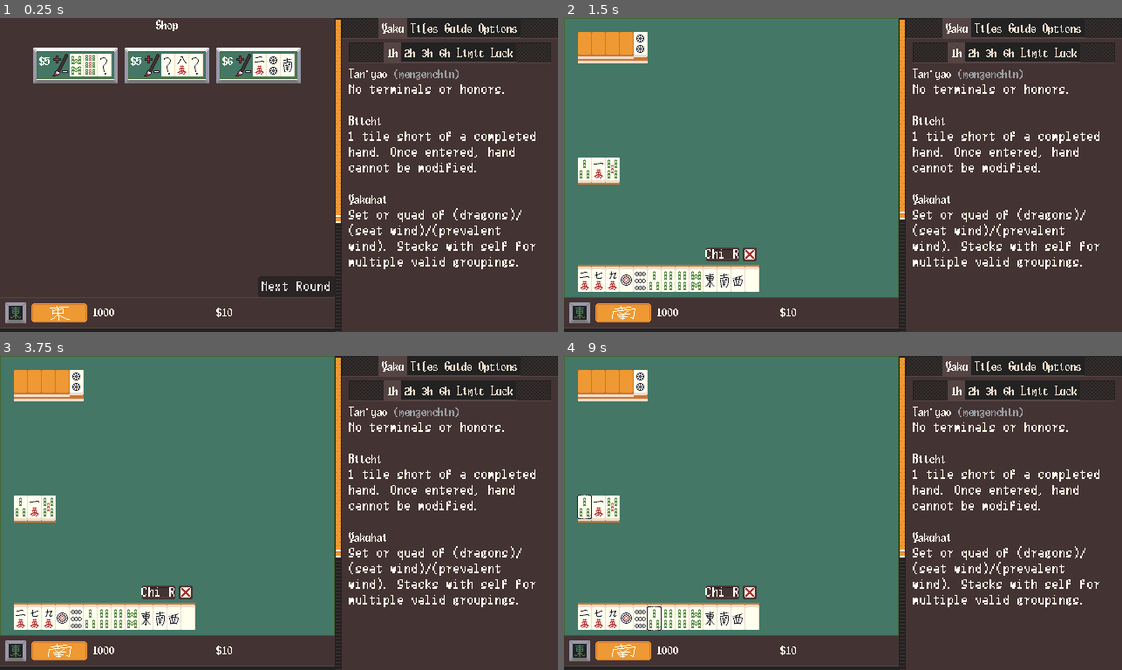
Above: before the commit, frames 1-4 (two rows, left to right).
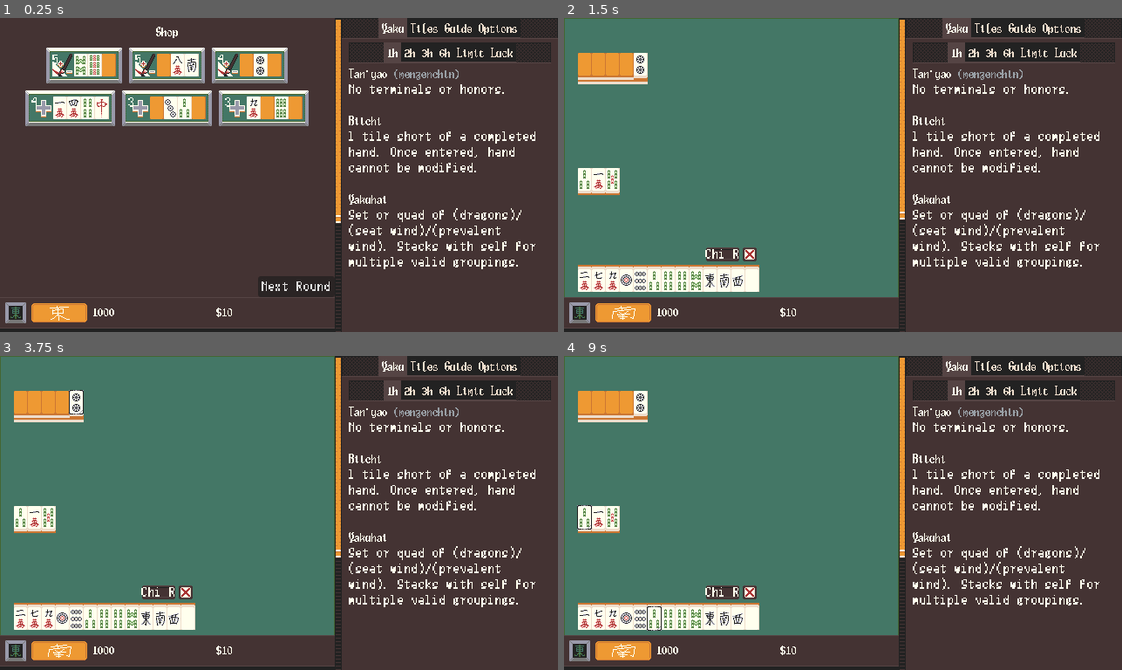
Above: after the commit, the same moments.

Repository: nanahyakuman/ultimahjong
Game: Godot game, scene res://root.tscn
Two runs of this game, one before a commit and one after it. Both use one fixed random seed, a clock stepped at 60 frames per second and the inputs below.
Inputs (mouse positions are in pixels of both pictures, inside the frame that each line leads up to):
- Up to frame 1 (0.25 s): no input
- Up to frame 2 (1.5 s): click "Next Round" at 0.5 s; drag from (586, 49) to (898, 105) at 1.27 s
- Up to frame 3 (3.75 s): tap Enter at 2, 3.5 s; drag from (33, 387) to (251, 575) at 2.02 s; tap Space at 2.75 s; move the mouse to (50, 387) at 2.77 s; click (50, 387) at 2.92 s; drag from (61, 387) to (111, 465) at 3.52 s
- Up to frame 4 (9 s): tap Space at 4.25, 5.75 s; drag from (642, 387) to (870, 513) at 4.27 s; tap Enter at 5 s; drag from (586, 384) to (759, 434) at 5.02 s; move the mouse to (597, 384) at 5.77 s; click (597, 384) at 5.92 s; drag from (614, 384) to (731, 528) at 6.52 s; drag from (625, 384) to (898, 443) at 7.27 s; drag from (642, 384) to (815, 575) at 8.02 s; move the mouse to (586, 509) at 8.77 s; click (586, 509) at 8.92 s

The runs differ from the first frame. In frame 1, 8.7% of the frame differs, in the area x 4-63%, y 0-37%; in frame 2, 2.7%; in frame 3, 2.7%; in frame 4, 2.7%.

Commit message:
generalize purchaseables, add new tiles pchbl

Diff:
--- a/Purchaseable.gd
+++ b/Purchaseable.gd
@@ -3,8 +3,10 @@
 
 @onready var tile_container = $HBoxContainer/TileContainer
 @export var tile_graphic = preload("res://TileGraphic.tscn")
-@onready var rich_text_label = $HBoxContainer/RichTextLabel
+@onready var rich_text_label = $PanelBuster/RichTextLabel
+@onready var sprite = $HBoxContainer/TextureHolder/Sprite2D
 
+enum TYPES {AKA, ADD}
 var type = null
 var tiles = []
 var hidden_mask = []
@@ -27,19 +29,21 @@
 	for i in tiles.size():
 		var tg = tile_graphic.instantiate()
 		tile_container.add_child(tg)
-		tg.assign_suit_value(tiles[i] if !hidden_mask[i] else MTile.new(0,0))
+		tg.assign_suit_value(tiles[i])
+		if hidden_mask[i]:
+			tg.set_reversed(true)
 		tg.assign_visible_side(-1)
 
 func assign_type(ty: int):
 	type = ty
-	## sprite code
+	sprite.frame = ty
 
-# calc cost based on what is shown
+# calc cost based on what is shown. call AFTER assigning type!
 func calc_cost():
 	cost = 0.0
 	for i in tiles.size():
 		if hidden_mask[i]:
-			cost += 1.5
+			cost += 1
 		elif tiles[i].suit == MTile.SUITS.SPECIAL:
 			if MTile.DRAGONS.has(tiles[i].value):
 				cost += 3
@@ -48,10 +52,13 @@
 		else:
 			cost += 2
 
+	if type == TYPES.ADD:
+		cost /= 2
+
 	cost = floori(cost)
 
 	rich_text_label.clear()
-	rich_text_label.append_text("[b]$%d" % cost)
+	rich_text_label.append_text("%d" % cost)
 
 
 func _gui_input(event):
--- a/AkaPurchaseables.gd
+++ b/PurchaseablesHolder.gd
@@ -6,7 +6,7 @@
 
 @export var purchaseable: PackedScene
 
-enum TYPES {AKA}
+@export var type = Purchaseable.TYPES.AKA
 @export var BUTTONS = 3
 @export var PER_BUTTON = 3
 
@@ -21,12 +21,17 @@
 		add_child(a)
 		# funny finder function
 		# 0: 9  /25
-		# 1: 7
-		# 2: 5
-		# 3: 3
-		# 4: 1
+		# 1: 7  /25
+		# 2: 5  /25
+		# 3: 3  /25
+		# 4: 1  /25
+		#
+		# 0: 7  /16
+		# 1: 5  /16
+		# 2: 3  /16
+		# 3: 1  /16
 		a.assign_tiles(akas[i], mini(randi()%(PER_BUTTON+1),randi()%(PER_BUTTON+1)))
-		a.assign_type(TYPES.AKA)
+		a.assign_type(type)
 		a.calc_cost()
 
 
@@ -37,8 +42,11 @@
 	shop_root.adjust_money(-node.cost)
 
 	match node.type:
-		TYPES.AKA:
+		Purchaseable.TYPES.AKA:
 			for t in node.tiles:
 				tile_counter.increment_aka(t)
+		Purchaseable.TYPES.ADD:
+			for t in node.tiles:
+				tile_counter.increment_tile(t)
 
 	return true
--- a/ShopRoot.gd
+++ b/ShopRoot.gd
@@ -6,12 +6,16 @@
 
 @onready var root = $"../../.."
 @onready var cash_label = $"../GUIManager/All/TextureRect/HBoxContainer/CashLabel"
-@onready var aka_purchaseables = $VBoxContainer/AkaPurchaseables
+@onready var to_be_started = [
+	$VBoxContainer/AkaPurchaseables,
+	$VBoxContainer/TilePurchaseables
+]
 
 func start():
 	adjust_money(MONEY_PER_ROUND)
 
-	aka_purchaseables.start()
+	for s in to_be_started:
+		s.start()
 
 
 func adjust_money(amount: int):
--- a/TileCounter.gd
+++ b/TileCounter.gd
@@ -78,4 +78,14 @@
 			mtd.aka_count += 1
 			break
 
+	#  right now we emit this 1 time for every single tile purchased in the shop.
+	# if this causes slowdown just queue updates instead
 	emit_signal("updated")
+
+func increment_tile(tile: MTile):
+	for mtd in tile_data:
+		if mtd.suit == tile.suit and mtd.value == tile.value:
+			mtd.count += 1
+			break
+
+	emit_signal("updated")
--- a/TileGraphic.gd
+++ b/TileGraphic.gd
@@ -43,7 +43,8 @@
 	if tile.aka:
 		y += tile_size.y * 4
 
-	if t.suit == 0 or t.value == 0:
+	# this texture is only visible if you messed up somehow
+	if t.suit == MTile.SUITS.NONE or t.value == 0:
 		x = 9 * tile_size.x
 		y = 7 * tile_size.y
 
@@ -65,7 +66,7 @@
 	_reversed = rv
 	assign_visible_side(visible_side)
 
-func set_upside_down(ud: bool):
+func set_rotated(ud: bool):
 	var _face_upsidedown = ud
 	sprite.rotation = int(_face_upsidedown) * PI
 	sprite.position = Vector2(16,26) * int(_face_upsidedown)
--- a/TileGraphic.tscn
+++ b/TileGraphic.tscn
@@ -1,10 +1,11 @@
-[gd_scene load_steps=14 format=3 uid="uid://dhu60farhkon0"]
+[gd_scene load_steps=15 format=3 uid="uid://dhu60farhkon0"]
 
 [ext_resource type="Script" path="res://TileGraphic.gd" id="1_w2ft1"]
 [ext_resource type="Texture2D" uid="uid://ccdv7r4ga7o3t" path="res://image/tiles.png" id="2_f03da"]
 [ext_resource type="Texture2D" uid="uid://bf8b1q22m2w0s" path="res://image/tilesides.png" id="3_rn2kv"]
 [ext_resource type="Texture2D" uid="uid://baxb03osrtkhb" path="res://image/tile_highlight_b.png" id="4_2lunx"]
 [ext_resource type="Texture2D" uid="uid://3xyv2a3mk865" path="res://image/tile_highlight_r.png" id="5_b2fx8"]
+[ext_resource type="Texture2D" uid="uid://cq5xymufy75on" path="res://image/tilerear.png" id="5_xhwoj"]
 [ext_resource type="Texture2D" uid="uid://dajdvnl62pg7i" path="res://image/tile_dora.png" id="6_w2hg6"]
 
 [sub_resource type="AtlasTexture" id="AtlasTexture_gf2xo"]
@@ -77,6 +78,12 @@
 vframes = 2
 frame = 3
 
+[node name="TileRear" type="Sprite2D" parent="."]
+texture_repeat = 1
+texture = ExtResource("5_xhwoj")
+centered = false
+region_rect = Rect2(80, 64, 16, 32)
+
 [node name="Sprite2D" type="Sprite2D" parent="."]
 texture_repeat = 1
 texture = ExtResource("2_f03da")
--- a/purchaseable.tscn
+++ b/purchaseable.tscn
@@ -1,9 +1,10 @@
-[gd_scene load_steps=6 format=3 uid="uid://cpirwiftxeu8s"]
+[gd_scene load_steps=7 format=3 uid="uid://cpirwiftxeu8s"]
 
 [ext_resource type="Theme" uid="uid://bgwfxm5udtx2c" path="res://theme.tres" id="1_kndg5"]
 [ext_resource type="Texture2D" uid="uid://b3mdeom0sl6ir" path="res://image/purchaseable9pr.png" id="2_pd6pl"]
 [ext_resource type="Script" path="res://Purchaseable.gd" id="2_q6058"]
 [ext_resource type="Texture2D" uid="uid://0463r2wo7m7n" path="res://image/purchaseable_icons.png" id="3_q8u56"]
+[ext_resource type="PackedScene" uid="uid://dhu60farhkon0" path="res://TileGraphic.tscn" id="5_v11np"]
 
 [sub_resource type="StyleBoxTexture" id="StyleBoxTexture_awi6b"]
 content_margin_left = 7.0
@@ -26,25 +27,43 @@
 theme_override_styles/panel = SubResource("StyleBoxTexture_awi6b")
 script = ExtResource("2_q6058")
 
-[node name="HBoxContainer" type="HBoxContainer" parent="."]
+[node name="PanelBuster" type="Control" parent="."]
 layout_mode = 2
-theme_override_constants/separation = 2
-alignment = 1
 
-[node name="RichTextLabel" type="RichTextLabel" parent="HBoxContainer"]
+[node name="RichTextLabel" type="RichTextLabel" parent="PanelBuster"]
 layout_mode = 2
+offset_top = -1.0
+offset_right = 41.0
+offset_bottom = 11.0
 size_flags_vertical = 0
 mouse_filter = 1
 bbcode_enabled = true
-text = "[b]0"
+text = "0"
 fit_content = true
 autowrap_mode = 0
 
-[node name="TextureRect" type="TextureRect" parent="HBoxContainer"]
+[node name="HBoxContainer" type="HBoxContainer" parent="."]
 layout_mode = 2
+alignment = 1
+
+[node name="TextureHolder" type="Control" parent="HBoxContainer"]
+custom_minimum_size = Vector2(23, 27)
+layout_mode = 2
+mouse_filter = 1
+
+[node name="Sprite2D" type="Sprite2D" parent="HBoxContainer/TextureHolder"]
 texture = ExtResource("3_q8u56")
-stretch_mode = 2
+centered = false
+hframes = 2
+frame = 1
+
+[node name="Spacer" type="Control" parent="HBoxContainer"]
+custom_minimum_size = Vector2(2, 0)
+layout_mode = 2
 
 [node name="TileContainer" type="HBoxContainer" parent="HBoxContainer"]
 layout_mode = 2
 alignment = 1
+
+[node name="TileGraphic" parent="HBoxContainer/TileContainer" instance=ExtResource("5_v11np")]
+layout_mode = 2
--- a/root.gd
+++ b/root.gd
@@ -24,7 +24,8 @@
 	points = ceil(points / 100.0) * 100.0
 	score += points * 5
 
-	score_label.text = "[b]" + str(score)
+	score_label.clear()
+	score_label.append_text("[b]" + str(score))
 
 	# temp probably
 	TileGraphicKnower.update_dora_ids([])
--- a/root.tscn
+++ b/root.tscn
@@ -25,7 +25,7 @@
 [ext_resource type="Texture2D" uid="uid://ccdv7r4ga7o3t" path="res://image/tiles.png" id="15_8u0tq"]
 [ext_resource type="Texture2D" uid="uid://ch4nr70j7xj74" path="res://image/tilecounter_end_odd.png" id="15_tgg3l"]
 [ext_resource type="Script" path="res://ShopRoot.gd" id="19_bnl3p"]
-[ext_resource type="Script" path="res://AkaPurchaseables.gd" id="20_vri8h"]
+[ext_resource type="Script" path="res://PurchaseablesHolder.gd" id="20_wmn33"]
 [ext_resource type="PackedScene" uid="uid://cpirwiftxeu8s" path="res://purchaseable.tscn" id="21_3mckx"]
 [ext_resource type="Script" path="res://NextRoundButton.gd" id="21_roajs"]
 
@@ -205,12 +205,13 @@
 anchor_top = 1.0
 anchor_right = 1.0
 anchor_bottom = 1.0
-offset_left = -328.0
+offset_left = -16.0
 offset_top = -72.0
 offset_bottom = -40.0
 grow_horizontal = 0
 grow_vertical = 0
 size_flags_horizontal = 3
+mouse_filter = 0
 alignment = 2
 
 [node name="All" type="VBoxContainer" parent="HBoxContainer/MahjongRoot/GUIManager"]
@@ -257,19 +258,19 @@
 layout_mode = 2
 
 [node name="Discards5" type="HBoxContainer" parent="HBoxContainer/MahjongRoot/GUIManager/All/SideSpacers/Tiles"]
-custom_minimum_size = Vector2(0, 32)
+custom_minimum_size = Vector2(0, 28)
 layout_mode = 2
 
 [node name="Discards4" type="HBoxContainer" parent="HBoxContainer/MahjongRoot/GUIManager/All/SideSpacers/Tiles"]
-custom_minimum_size = Vector2(0, 32)
+custom_minimum_size = Vector2(0, 28)
 layout_mode = 2
 
 [node name="Discards3" type="HBoxContainer" parent="HBoxContainer/MahjongRoot/GUIManager/All/SideSpacers/Tiles"]
-custom_minimum_size = Vector2(0, 32)
+custom_minimum_size = Vector2(0, 28)
 layout_mode = 2
 
 [node name="Discards2" type="HBoxContainer" parent="HBoxContainer/MahjongRoot/GUIManager/All/SideSpacers/Tiles"]
-custom_minimum_size = Vector2(0, 32)
+custom_minimum_size = Vector2(0, 28)
 layout_mode = 2
 
 [node name="Spacer2" type="Control" parent="HBoxContainer/MahjongRoot/GUIManager/All/SideSpacers/Tiles"]
@@ -277,11 +278,11 @@
 layout_mode = 2
 
 [node name="PDiscards" type="HBoxContainer" parent="HBoxContainer/MahjongRoot/GUIManager/All/SideSpacers/Tiles"]
-custom_minimum_size = Vector2(0, 32)
+custom_minimum_size = Vector2(0, 28)
 layout_mode = 2
 
 [node name="PDiscards2" type="HBoxContainer" parent="HBoxContainer/MahjongRoot/GUIManager/All/SideSpacers/Tiles"]
-custom_minimum_size = Vector2(0, 32)
+custom_minimum_size = Vector2(0, 28)
 layout_mode = 2
 
 [node name="Spacer" type="Control" parent="HBoxContainer/MahjongRoot/GUIManager/All/SideSpacers/Tiles"]
@@ -556,6 +557,7 @@
 
 [node name="ShopRoot" type="Control" parent="HBoxContainer/MahjongRoot"]
 unique_name_in_owner = true
+visible = false
 layout_mode = 1
 anchors_preset = 15
 anchor_right = 1.0
@@ -581,23 +583,32 @@
 anchor_bottom = 1.0
 grow_horizontal = 2
 grow_vertical = 2
+theme_override_constants/separation = 8
+
+[node name="Spacer" type="Control" parent="HBoxContainer/MahjongRoot/ShopRoot/VBoxContainer"]
+layout_mode = 2
 
 [node name="RichTextLabel" type="RichTextLabel" parent="HBoxContainer/MahjongRoot/ShopRoot/VBoxContainer"]
 layout_mode = 2
 bbcode_enabled = true
 text = "[center][b]Shop"
 fit_content = true
-
-[node name="Spacer" type="Control" parent="HBoxContainer/MahjongRoot/ShopRoot/VBoxContainer"]
-custom_minimum_size = Vector2(0, 16)
-layout_mode = 2
 
 [node name="AkaPurchaseables" type="HBoxContainer" parent="HBoxContainer/MahjongRoot/ShopRoot/VBoxContainer"]
 layout_mode = 2
 theme_override_constants/separation = 8
 alignment = 1
-script = ExtResource("20_vri8h")
+script = ExtResource("20_wmn33")
 purchaseable = ExtResource("21_3mckx")
+
+[node name="TilePurchaseables" type="HBoxContainer" parent="HBoxContainer/MahjongRoot/ShopRoot/VBoxContainer"]
+layout_mode = 2
+theme_override_constants/separation = 8
+alignment = 1
+script = ExtResource("20_wmn33")
+purchaseable = ExtResource("21_3mckx")
+type = 1
+PER_BUTTON = 4
 
 [node name="NextRoundButton" type="Button" parent="HBoxContainer/MahjongRoot/ShopRoot"]
 layout_mode = 1
Binary file changed: image/purchaseable_icons.png
Binary file changed: image/tilerear.png
Binary file changed: image/tiles.png
Binary file changed: image/tilesides.png
Not shown: 1 places in root.tscn that only renumber resources
Binary file changed: text/font/Body2.png
Not shown, changed: todo.txt
